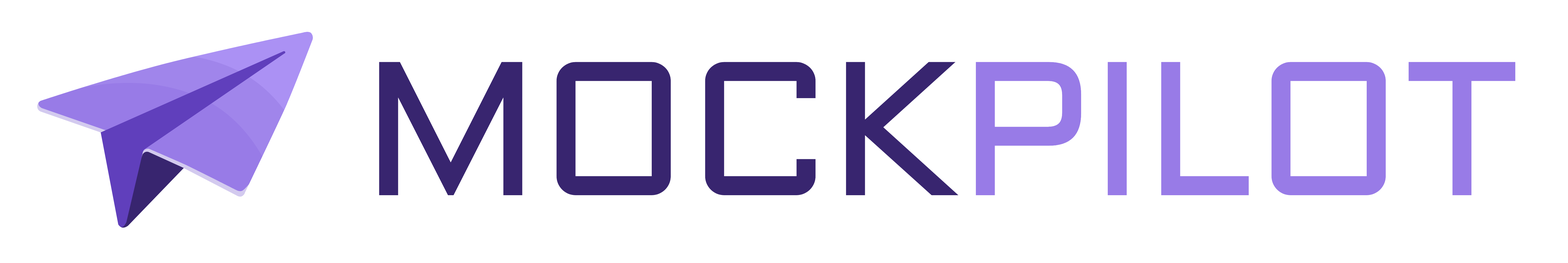
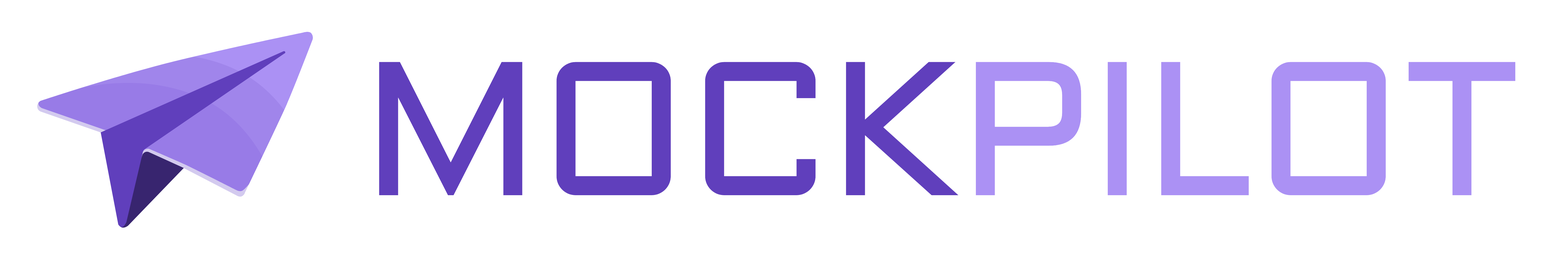
Before/after of a 1568×263 layered artwork. What changed in the layer stack:
painted on "MOCKPILOT" over [378, 61, 1516, 196]